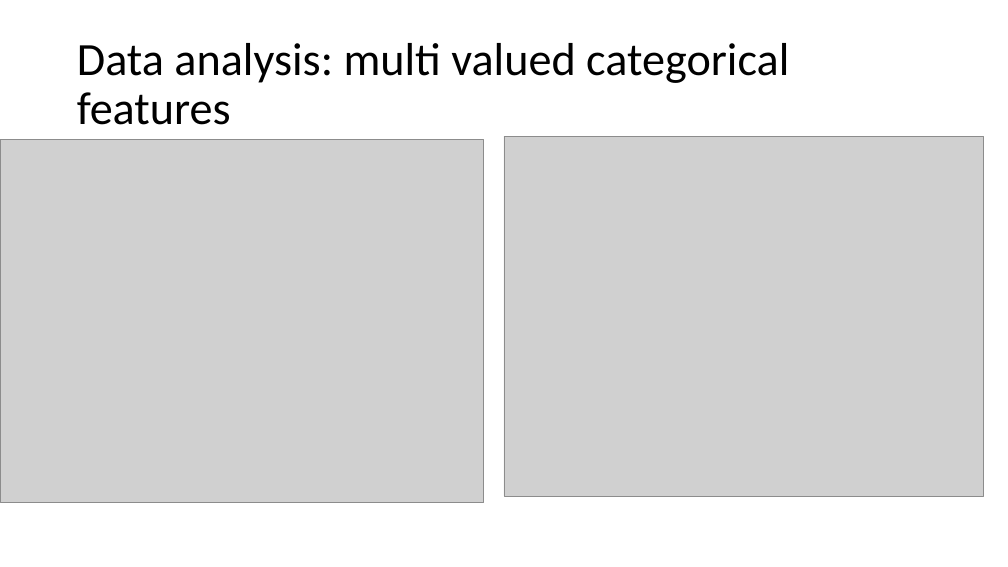
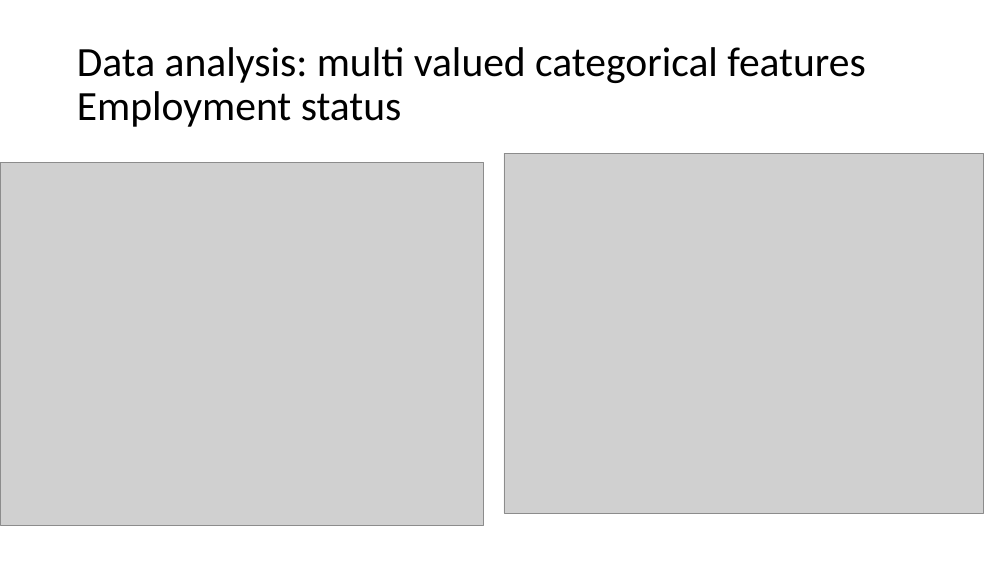
Before and after one commit to theochavannes/home-insurance, a slide deck: slide 4 of Home Insurance dataset case study.pptx. Drawn at 1008x567 pixels with LibreOffice and Linux fonts; fonts in the diff are those of the drawing; grey boxes stand for pictures. Boxes give left, top, right and bottom in pixels: in the first picture for what was removed or moved away, otherwise in the second. Text is boxed around its words. In the diff, an @@ line names an element or a change of style, - is before the commit and + after.

```diff
--- a/Home Insurance dataset case study.pptx
+++ b/Home Insurance dataset case study.pptx
@@ title at (x1=77, y1=47, x2=865, y2=127): text changed; size 44 to 39.6 pt @@
-Data analysis: multi valued categorical features
+Data analysis: multi valued categorical features
+Employment status
@@ picture moved from (x1=0, y1=140, x2=484, y2=503) to (x1=0, y1=163, x2=484, y2=526) @@
@@ picture moved from (x1=504, y1=136, x2=984, y2=496) to (x1=504, y1=154, x2=984, y2=513) @@
```
Also in this commit, not shown: 6 other slides changed, 2 slides added, 6 slides removed.
